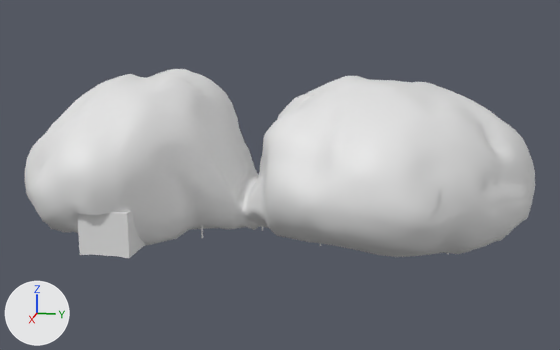
Renders of the Blender file Assets/models/cave/room02/room02a_alt03.blend from each side of a commit.
The view is the same before and after, from a camera (50 mm lens) standing at (102.1, 21.9, 30.7) and looking at (0.3, 1.6, 5.2). The lights are fixed; the arrows at lower left show +X, +Y and +Z. The first picture is the older version.

Before the edit, the objects in view are built like this:
```python
me_cube_002 = bpy.data.meshes.new('Cube.002')
me_cube_002.from_pydata(...)  # 24 vertices, 24 faces; spans x -2.91..2.91, y -3.09..3.09, z -2.72..2.73
me_cube_002.materials.append(mat_astrology_door_frame)  # its picture is missing
me_cylinder_006 = bpy.data.meshes.new('Cylinder.006')
me_cylinder_006.from_pydata(...)  # 5044 vertices, 4973 faces; spans x -23.5..22.3, y -65.7..3.8, z -9.2..12.6
me_cylinder_006.polygons.foreach_set('use_smooth', [True] * 4973)
ob_leo_tunnel = bpy.data.objects.new('leo_tunnel', me_cube_002)
ob_leo_tunnel.location = (18.58, -15.21, 2.33)
ob_new_walls = bpy.data.objects.new('new_walls', me_cylinder_006)
ob_new_walls.location = (0.43, 31.58, 6.28)
```
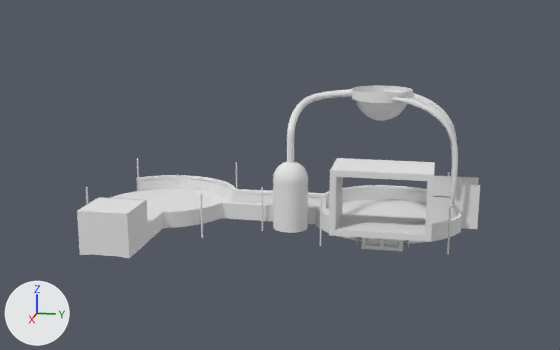
Location of each change, [x1, y1, x2, y2] in pixels of the pictures (560 x 350 px):
'new_walls', hidden
    before: [24, 69, 535, 257]
'tunnel02_door_frame', unchanged, uncovered by the edit
    after: [329, 158, 435, 242]
'floor', unchanged, uncovered by the edit
    after: [111, 189, 426, 246]
'curved_wall.003', unchanged, uncovered by the edit
    after: [136, 175, 236, 228]
'crystal_gas_tank.001', unchanged, uncovered by the edit
    after: [273, 162, 308, 233]

The change in detail:
Object 'new_walls' (ob_new_walls) is now hidden.
